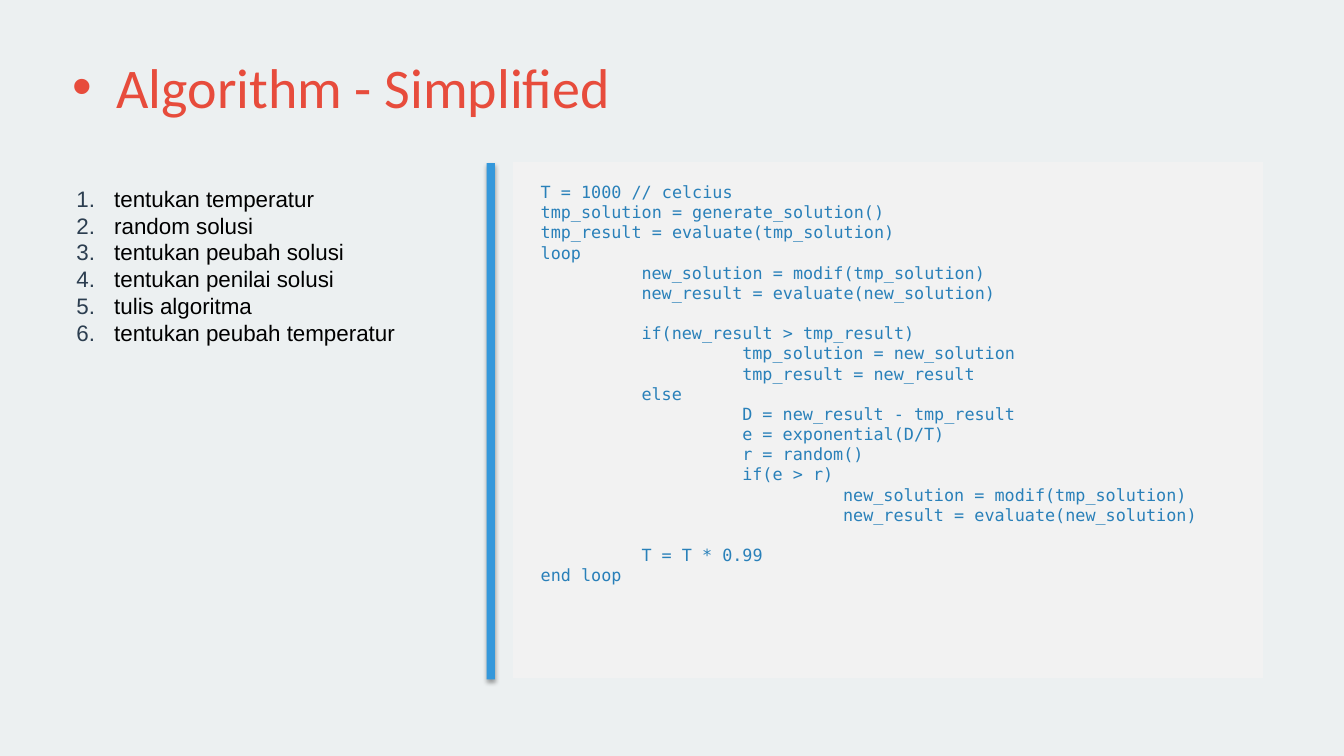
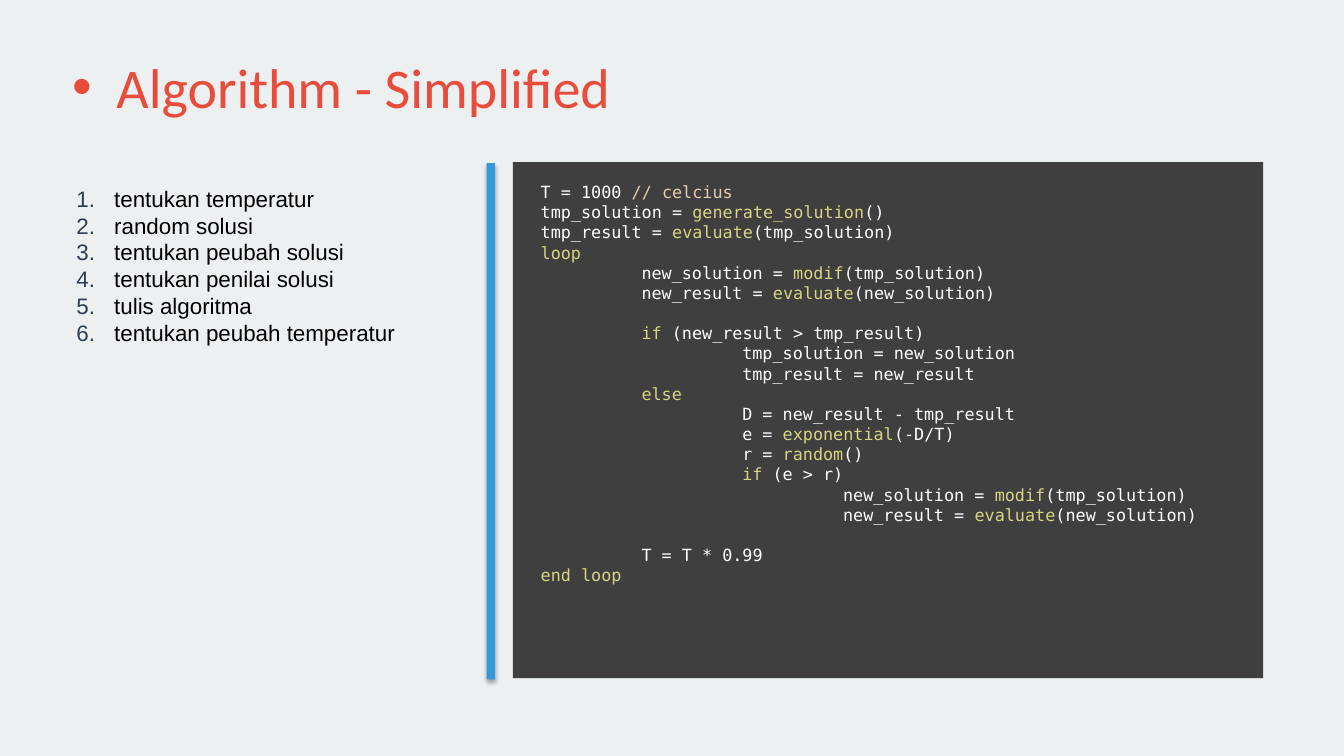
Before and after one commit to ryanhs/simulated-annealing, a slide deck: slide 6 of presentation/Simulated-Annealing - Ryan HS.pptx. Drawn at 1344x756 pixels with LibreOffice and Linux fonts; fonts in the diff are those of the drawing. Boxes give left, top, right and bottom in pixels: in the first picture for what was removed or moved away, otherwise in the second. Text is boxed around its words. In the diff, an @@ line names an element or a change of style, - is before the commit and + after.

```diff
--- a/presentation/Simulated-Annealing - Ryan HS.pptx
+++ b/presentation/Simulated-Annealing - Ryan HS.pptx
@@ rectangle "T = 1000 // celcius": place and size @@
-rectangle "T = 1000 // celcius" at bbox=[541, 185, 1196, 585]
+rectangle "T = 1000 // celcius" at bbox=[513, 162, 1263, 679]
@@ rectangle "T = 1000 // celcius" at bbox=[513, 162, 1263, 679]: fill none to #3F3F3F @@
@@ text in rectangle at bbox=[541, 185, 1197, 585]: text colour #2980B9 to #FFFFFF in "T = 1000", "tmp_solution = generate_solution()", "tmp_result = evaluate(tmp_solution)", "new_solution = modif(tmp_solution)" and 8 more places; text colour #2980B9 to #E3CEAB in "// celcius"; text colour #2980B9 to #D5D583 in "generate_solution()", "evaluate(tmp_solution)", "loop", "modif(tmp_solution)" and 6 more places @@
@@ text in rectangle at bbox=[642, 326, 924, 343]: text changed; text colour #2980B9 to #FFFFFF @@
-if(new_result > tmp_result)
+if (new_result > tmp_result)
@@ text in rectangle at bbox=[742, 427, 955, 444]: text changed; text colour #2980B9 to #D5D583 @@
-e = exponential(D/T)
+e = exponential(-D/T)
@@ text in rectangle at bbox=[742, 467, 843, 482]: text changed; text colour #2980B9 to #FFFFFF @@
-if(e > r)
+if (e > r)
```
Also in this commit, not shown: 1 other file.
